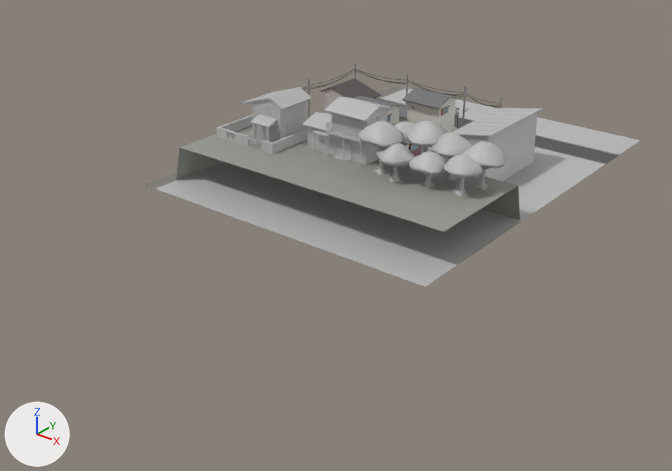
One commit to the FBX model TogeJam/Assets/3DModels/Environments/doggo_House_Grp.fbx: the scene before it, then after it.
One viewpoint serves both versions: a camera (50 mm lens) standing at (72.6, -96.7, 45.3) and looking at (9.0, -17.3, -3.9). Arrows for +X, +Y and +Z are at lower left; the lights stay in place. Where no turn or scale is listed for an object, it has been applied to the vertices.

Names of what the first picture shows: 'doggo_House_building_A01', 'doggo_House_building_A03', 'doggo_House_building_B01', 'doggo_House_building_B02', 'doggo_House_building_C', 'doggo_House_ground', 'doggo_House_highGround', 'doggo_House_trees'.
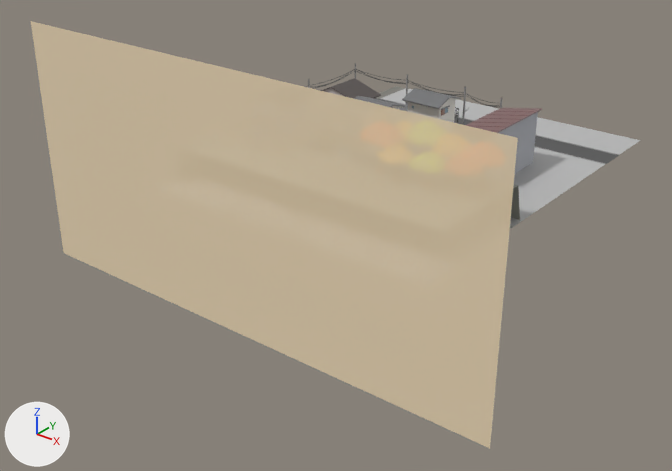
Pixel boxes (x1, y1, x2, y2) of what changed, in the pictures (672 x 471 px):
```json
{"object": "doggo_House_sky", "change": "added", "after": [31, 21, 518, 448]}
{"object": "doggo_House_trees", "change": "surface changed", "before": [358, 121, 507, 196], "after": [358, 121, 507, 196]}
{"object": "doggo_House_building_B02", "change": "surface changed", "before": [217, 87, 312, 154], "after": [217, 87, 312, 154]}
{"object": "doggo_House_building_A03", "change": "surface changed", "before": [302, 96, 394, 167], "after": [302, 96, 394, 167]}
{"object": "doggo_House_building_C", "change": "surface changed", "before": [441, 108, 542, 181], "after": [441, 108, 542, 181]}
{"object": "doggo_House_ground", "change": "unchanged, covered by the edit", "before": [145, 86, 641, 287], "after": [375, 86, 641, 229]}
{"object": "doggo_House_highGround", "change": "unchanged, covered by the edit", "before": [176, 125, 520, 232], "after": [511, 184, 520, 220]}
```

Scene script edits in JSON lines:
```json
{"op": "add", "block": "img_house_c_tex_psd", "code": ["img_house_c_tex_psd = load_image('House_C_tex.psd', '../../Textures/Environment/House_C_tex.png', 2048, 2048, 'sRGB')"]}
{"op": "add", "block": "img_house_c_alpha_png", "code": ["img_house_c_alpha_png = load_image('House_C_alpha.png', '../../Textures/Environment/House_C_alpha.png', 2048, 2048, 'Non-Color')"]}
{"op": "add", "block": "img_house_trees_tex_png", "code": ["img_house_trees_tex_png = load_image('House_trees_tex.png', '../../Textures/Environment/House_trees_tex.png', 2048, 2048, 'sRGB')"]}
{"op": "add", "block": "img_house_a03_tex_png", "code": ["img_house_a03_tex_png = load_image('House_A03_tex.png', '../../Textures/Environment/House_A03_tex.png', 2048, 2048, 'sRGB')"]}
{"op": "add", "block": "img_house_b02_tex_png", "code": ["img_house_b02_tex_png = load_image('House_B02_tex.png', '../../Textures/Environment/House_B02_tex.png', 2048, 2048, 'sRGB')"]}
{"op": "add", "block": "img_backdrop_tex_png", "code": ["img_backdrop_tex_png = load_image('backDrop_tex.png', '../../Textures/Environment/backDrop_tex.png', 2048, 2048, 'Non-Color')"]}
{"block": "mat_house_building_c_shd", "where": "n0 = _N.new('ShaderNodeBsdfPrincipled'); n0.name = 'Principled BSDF'"}
{"op": "remove", "block": "mat_house_building_c_shd", "code": "n0.inputs[0].default_value = (0.5, 0.5, 0.5, 1.0)  # 'Base Color', grey #bcbcbc"}
{"op": "add", "block": "mat_house_building_c_shd", "code": "n2 = _N.new('ShaderNodeTexImage'); n2.name = 'Image Texture'"}
{"op": "add", "block": "mat_house_building_c_shd", "code": "n2.image = img_house_c_tex_psd"}
{"op": "add", "block": "mat_house_building_c_shd", "code": "n3 = _N.new('ShaderNodeTexImage'); n3.name = 'Image Texture.001'"}
{"op": "add", "block": "mat_house_building_c_shd", "code": "n3.image = img_house_c_alpha_png"}
{"op": "add", "block": "mat_house_building_c_shd", "code": "_L.new(n2.outputs[0], n0.inputs[0])  # 'Color' to 'Base Color'"}
{"op": "add", "block": "mat_house_building_c_shd", "code": "_L.new(n3.outputs[0], n0.inputs[4])  # 'Color' to 'Alpha'"}
{"op": "remove", "block": "mat_house_building_b02_shd", "code": "mat_house_building_b02_shd.base_color = (0.5, 0.5, 0.5)  # grey #bcbcbc"}
{"op": "add", "block": "mat_house_building_b02_shd", "code": "mat_house_building_b02_shd.texture = img_house_b02_tex_png"}
{"op": "remove", "block": "mat_house_building_a03_shd", "code": "mat_house_building_a03_shd.base_color = (0.5, 0.5, 0.5)  # grey #bcbcbc"}
{"op": "add", "block": "mat_house_building_a03_shd", "code": "mat_house_building_a03_shd.texture = img_house_a03_tex_png"}
{"op": "remove", "block": "mat_house_trees_shd", "code": "mat_house_trees_shd.base_color = (0.5, 0.5, 0.5)  # grey #bcbcbc"}
{"op": "add", "block": "mat_house_trees_shd", "code": "mat_house_trees_shd.texture = img_house_trees_tex_png"}
{"op": "add", "block": "mat_sky_shd", "code": ["mat_sky_shd = bpy.data.materials.new('Sky_shd')", "# uses the picture img_backdrop_tex_png"]}
{"op": "add", "block": "me_mesh_010", "code": ["me_mesh_010 = bpy.data.meshes.new('Mesh.010')", "me_mesh_010.from_pydata(...)  # 4 vertices, 1 face; spans x -33.4..25.4, y 0.0, z -14.0..14.0", "me_mesh_010.materials.append(mat_sky_shd)"]}
{"op": "add", "block": "ob_doggo_house_sky", "code": ["ob_doggo_house_sky = bpy.data.objects.new('doggo_House_sky', me_mesh_010)", "ob_doggo_house_sky.location = (17.8, -39.0, 8.4)"]}
```
